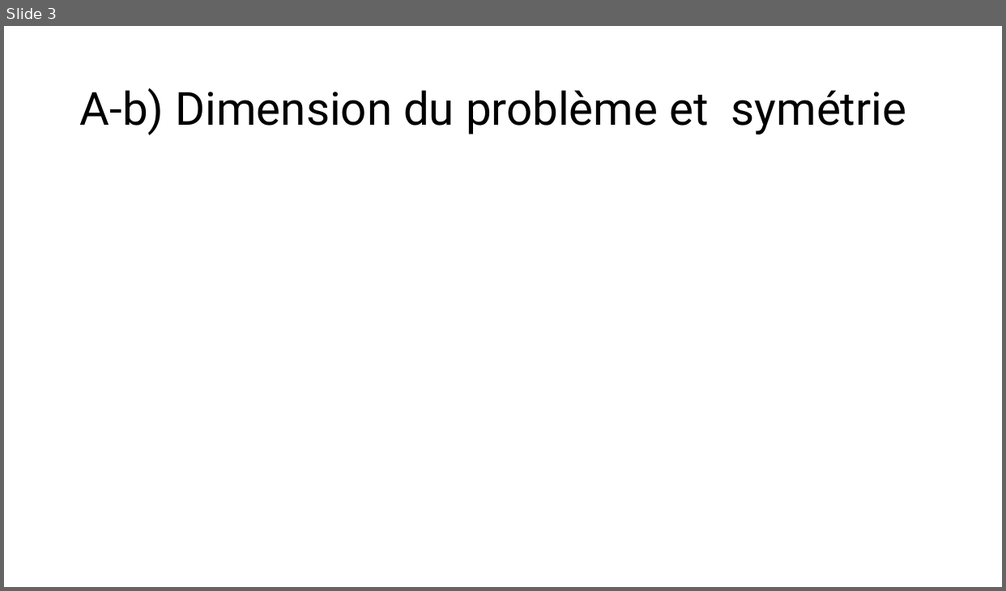
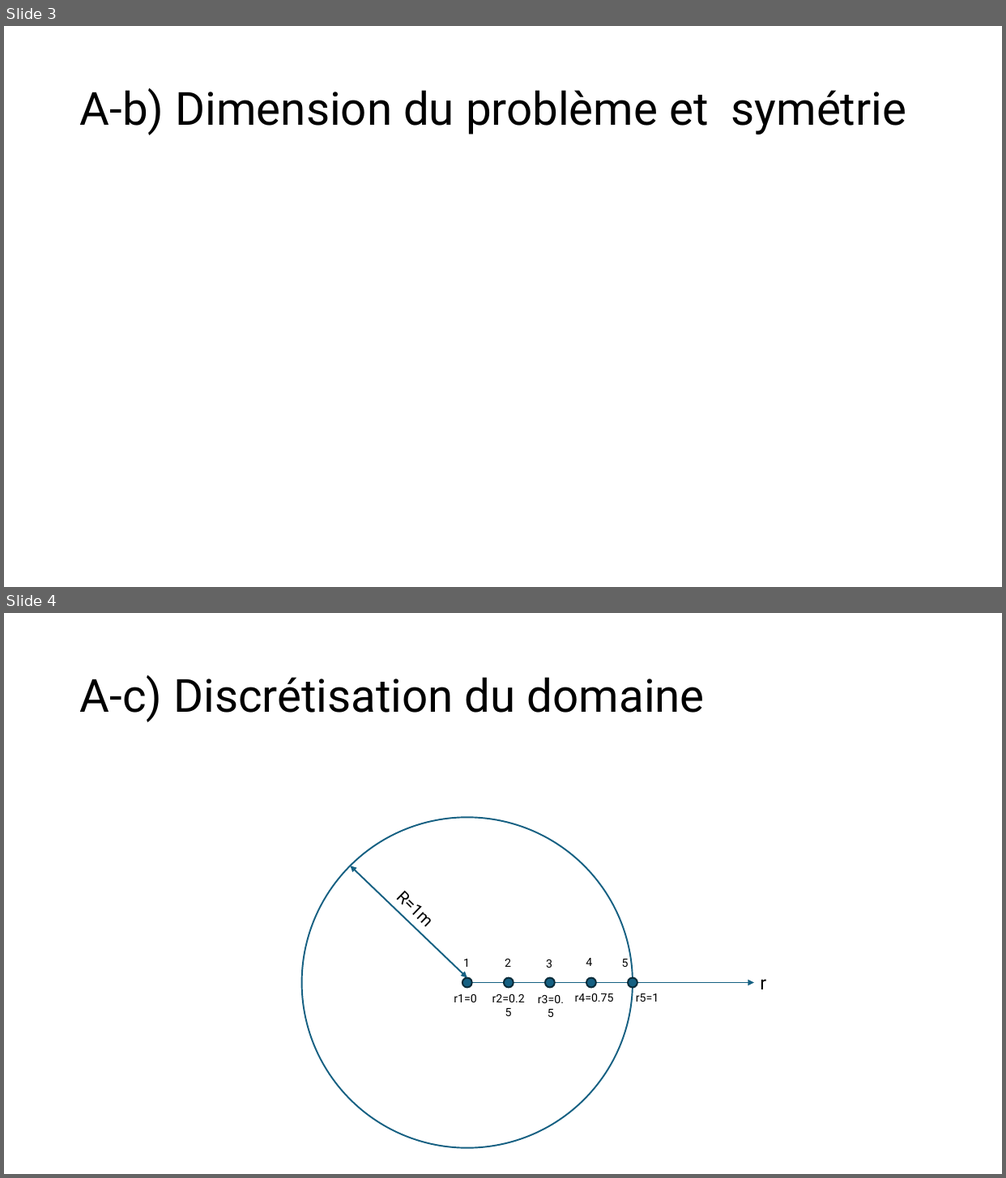
Before and after one commit to mehdibendaya/MEC8211-DEV1, a slide deck: Devoir_1.pptx. Shown one above the other, each under a label of ours: slide 3 before the commit, slides 3 and 4 after it. The pictures are 1006x591 and 1006x1178 pixels, drawn with LibreOffice and Linux fonts; fonts in the diff are those of the drawing; grey boxes stand for pictures. Boxes give left, top, right and bottom in pixels: in the first picture for what was removed or moved away, otherwise in the second. Text is boxed around its words. In the diff, an @@ line names an element or a change of style, - is before the commit and + after.

```diff
--- a/Devoir_1.pptx
+++ b/Devoir_1.pptx
@@ slide 4 added at [4, 613, 1002, 1174], background #FFFFFF @@
@@ title added at [80, 675, 705, 722], 44 pt, text #000000 @@
+A-c) Discrétisation du domaine
@@ ellipse added at [302, 817, 633, 1148], fill #FFFFFF, outline #156082 1.5 pt @@
@@ double arrow added from (467, 978) to (351, 866), #156082 1.5 pt @@
@@ text added at [395, 891, 426, 922], 16 pt, text #000000 @@
+R=1m
@@ text added at [463, 959, 470, 967], 11 pt, text #000000 @@
+1
@@ text added at [505, 959, 511, 967], 11 pt, text #000000 @@
+2
@@ text added at [546, 960, 552, 968], 11 pt, text #000000 @@
+3
@@ text added at [586, 958, 592, 966], 11 pt, text #000000 @@
+4
@@ text added at [622, 959, 629, 967], 11 pt, text #000000 @@
+5
@@ text added at [454, 995, 476, 1003], 11 pt, text #000000 @@
+r1=0
@@ ellipse added at [462, 978, 472, 988], fill #156082, outline #092A39 1.5 pt @@
@@ arrow added from (467, 983) to (754, 983), #156082 1.5 pt @@
@@ text added at [492, 995, 525, 1003], 11 pt, text #000000 @@
+r2=0.25
@@ ellipse added at [504, 978, 513, 988], fill #156082, outline #092A39 1.5 pt @@
@@ text added at [538, 995, 564, 1017], 11 pt, text #000000 @@
+r3=0.5
@@ ellipse added at [545, 978, 555, 988], fill #156082, outline #092A39 1.5 pt @@
@@ text added at [575, 994, 614, 1002], 11 pt, text #000000 @@
+r4=0.75
@@ ellipse added at [586, 978, 596, 988], fill #156082, outline #092A39 1.5 pt @@
@@ ellipse added at [628, 978, 637, 988], fill #156082, outline #092A39 1.5 pt @@
@@ text added at [636, 994, 658, 1002], 11 pt, text #000000 @@
+r5=1
@@ text added at [760, 979, 766, 990], 18 pt, text #000000 @@
+r
```
Also in this commit, not shown: 2 slides changed, 1 other slide added, 1 slide removed.
